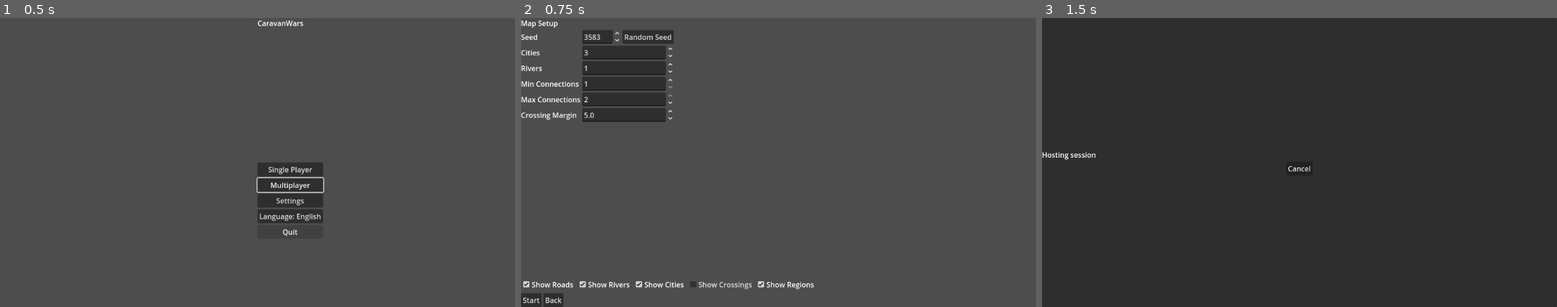
Above: before the commit, frames 1-3 (left to right).
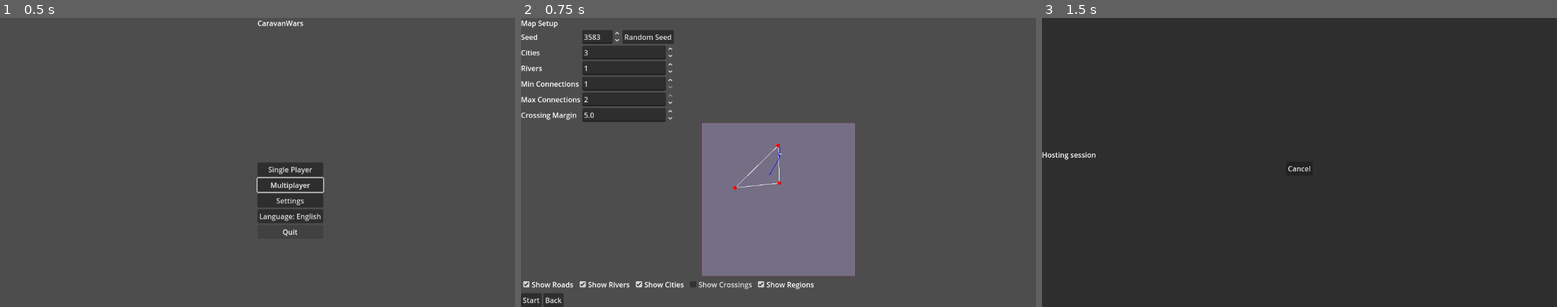
Above: after the commit, the same moments.

Repository: sepa79/CaravanWars
Game: Godot game, scene res://scenes/Main.tscn
The game is run twice, just before and just after one commit, with the same random seed, the same clock (stepped at 60 frames per second) and the same inputs.
Inputs:
- Up to frame 1 (0.5 s): no input
- Up to frame 2 (0.75 s): click "Single Player" at 0.5 s
- Up to frame 3 (1.5 s): click "Start" at 1.25 s

Frame 1 is identical in both runs. In frame 2, 16% of the frame differs, in the area x 35-65%, y 36-90%; in frame 3, nothing differs.
Error before the commit: Parse Error: Static function "voronoi_diagram()" not found in base "GDScriptNativeClass". (res://map/RegionGenerator.gd:18)

Commit message:
feat: implement custom voronoi

Diff:
--- a/game/map/RegionGenerator.gd
+++ b/game/map/RegionGenerator.gd
@@ -9,19 +9,14 @@
 # Generates regions as Voronoi cells around city positions.
 # Returns a dictionary mapping region id -> Region instance.
 func generate_regions(cities: Array[Vector2]) -> Dictionary:
-    var bounds := PackedVector2Array([
-        Vector2(0, 0),
-        Vector2(CityPlacerModule.WIDTH, 0),
-        Vector2(CityPlacerModule.WIDTH, CityPlacerModule.HEIGHT),
-        Vector2(0, CityPlacerModule.HEIGHT),
-    ])
-    var voronoi: Array = Geometry2D.voronoi_diagram(PackedVector2Array(cities), bounds)
+    var bounds := Rect2(Vector2.ZERO, Vector2(CityPlacerModule.WIDTH, CityPlacerModule.HEIGHT))
+    var voronoi: Array = _voronoi_diagram(PackedVector2Array(cities), bounds)
     var regions: Dictionary = {}
     for i in range(voronoi.size()):
         var poly: PackedVector2Array = voronoi[i]
         if poly.size() < 3:
             continue
-        poly = Geometry2D.sort_points_clockwise(poly)
+        poly = _sort_clockwise(poly)
         poly = _filter_points(poly)
         if poly.size() < 3:
             continue
@@ -30,6 +25,60 @@
             arr.append(p)
         regions[i + 1] = RegionModule.new(i + 1, arr, "")
     return regions
+
+# Computes Voronoi cells by iteratively clipping the bounding box with
+# perpendicular bisectors between sites.
+func _voronoi_diagram(points: PackedVector2Array, rect: Rect2) -> Array[PackedVector2Array]:
+    var bounds_poly := PackedVector2Array([
+        rect.position,
+        rect.position + Vector2(rect.size.x, 0),
+        rect.position + rect.size,
+        rect.position + Vector2(0, rect.size.y),
+    ])
+    var far: float = max(rect.size.x, rect.size.y) * 2.0
+    var result: Array[PackedVector2Array] = []
+    for i in range(points.size()):
+        var cell: PackedVector2Array = bounds_poly
+        var p := points[i]
+        for j in range(points.size()):
+            if i == j:
+                continue
+            var q := points[j]
+            var mid := (p + q) * 0.5
+            var dir := (q - p).normalized()
+            var normal := Vector2(dir.y, -dir.x)
+            if normal.dot(p - mid) < 0:
+                normal = -normal
+            var half_plane := PackedVector2Array([
+                mid + dir * far + normal * far,
+                mid - dir * far + normal * far,
+                mid - dir * far - normal * far,
+                mid + dir * far - normal * far,
+            ])
+            var clipped := Geometry2D.intersect_polygons(cell, half_plane)
+            if clipped.size() == 0:
+                cell = PackedVector2Array()
+                break
+            cell = clipped[0]
+        result.append(cell)
+    return result
+
+# Sorts polygon vertices clockwise around their centroid.
+func _sort_clockwise(points: PackedVector2Array) -> PackedVector2Array:
+    var centroid := Vector2.ZERO
+    for p in points:
+        centroid += p
+    centroid /= points.size()
+    var arr: Array = []
+    for p in points:
+        arr.append(p)
+    arr.sort_custom(func(a: Vector2, b: Vector2):
+        return (a - centroid).angle() > (b - centroid).angle())
+    var sorted := PackedVector2Array(arr)
+    if not Geometry2D.is_polygon_clockwise(sorted):
+        arr.reverse()
+        sorted = PackedVector2Array(arr)
+    return sorted
 
 # Removes duplicate and collinear points.
 func _filter_points(points: PackedVector2Array) -> PackedVector2Array:
